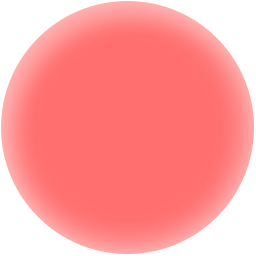
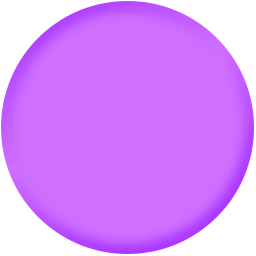
Layer changes from the first w=256, h=256 image to the second:
showed "purple" over [1, 1, 254, 254]
hid "red" over [1, 1, 254, 254]
